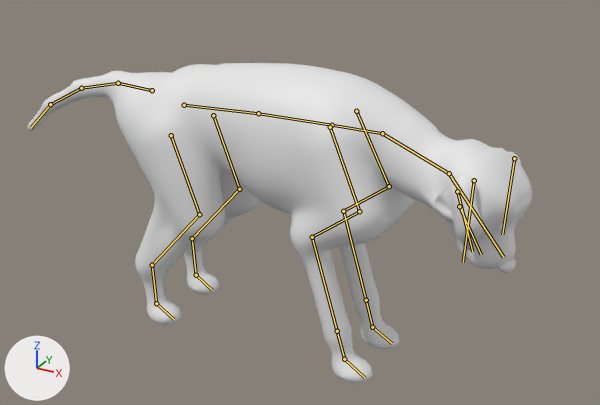
Two versions of the Blender file art/dog.blend, one commit apart.
One viewpoint serves both versions: a camera (50 mm lens) standing at (0.762, -1.328, 0.988) and looking at (0.014, 0.032, 0.308). Lighting does not change. The marker at lower left points along +X, +Y and +Z. The older version comes first. Both versions are drawn at frame 51 of the action 'Sniff'; the numbers are the values there. The bones that bend it are drawn over the model as lines.

Names of what the first picture shows: 'Dog'.
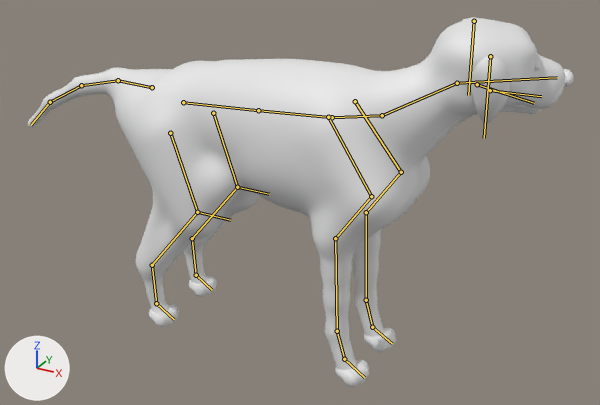
Location of each change, (x1, y1, x2, y2) in pixels of the pictures (600 x 405 px):
'Dog', posed (8% wider, 16% taller): before (28, 63, 532, 383); after (28, 17, 574, 387)
bone 'hips', root to tip: before (184, 105) to (258, 113); after (183, 102) to (258, 110)
bone 'spine', root to tip: before (258, 113) to (332, 125); after (258, 110) to (332, 117)
bone 'chest', root to tip: before (332, 125) to (382, 133); after (332, 117) to (382, 115)
bone 'neck', root to tip: before (382, 133) to (449, 173); after (382, 115) to (457, 83)
bone 'head', root to tip: before (449, 173) to (503, 257); after (457, 83) to (557, 77)
bone 'ear.L', root to tip: before (514, 158) to (502, 234); after (474, 21) to (468, 95)
bone 'ear.R', root to tip: before (474, 180) to (463, 262); after (490, 56) to (484, 138)
bone 'upperarm.L', root to tip: before (389, 186) to (343, 211); after (401, 172) to (366, 212)
bone 'forearm.L', root to tip: before (343, 211) to (366, 300); after (366, 212) to (366, 300)
bone 'upperarm.R', root to tip: before (359, 211) to (312, 237); after (371, 196) to (335, 238)
bone 'forearm.R', root to tip: before (312, 237) to (337, 331); after (335, 238) to (337, 331)
bone 'thigh.L', root to tip: before (213, 115) to (239, 189); after (213, 113) to (237, 187)
bone 'shin.L', root to tip: before (239, 189) to (192, 238); after (237, 187) to (192, 238)
bone 'thigh.R', root to tip: before (171, 135) to (199, 214); after (170, 133) to (197, 212)
bone 'shin.R', root to tip: before (199, 214) to (152, 265); after (197, 212) to (152, 265)

The edits, one by one:
Bone 'hips' (bone_hips) moves from (0.0, 0.0, -0.006) to (0.0, 0.0, 0.0).
Bone 'spine' (bone_spine) turns from (-3, 0, 0) to (0, 0, 0) degrees about its own x, y and z.
Bone 'chest' (bone_chest) turns from (-8, 0, -2) to (0, 0, 0) degrees about its own x, y and z.
Bone 'neck' (bone_neck) turns from (-28, -13, -38) to (-20, 9, -3) degrees about its own x, y and z.
Bone 'head' (bone_head) turns from (6, 0, -1) to (8, 8, 15) degrees about its own x, y and z.
Bone 'ear.L' (bone_ear_l) turns from (2, 0, -50) to (0, 0, -4) degrees about its own x, y and z.
Bone 'ear.R' (bone_ear_r) turns from (4, 3, -50) to (0, 0, -4) degrees about its own x, y and z.
Bone 'upperarm.L' (bone_upperarm_l) turns from (4, 0, 6) to (0, 0, 0) degrees about its own x, y and z.
Bone 'forearm.L' (bone_forearm_l) turns from (1, 0, -32) to (0, 0, 0) degrees about its own x, y and z.
Bone 'pastern.L' (bone_pastern_l) turns from (-4, 1, 14) to (0, 0, 0) degrees about its own x, y and z.
Bone 'upperarm.R' (bone_upperarm_r) turns from (4, 0, 6) to (0, 0, 0) degrees about its own x, y and z.
Bone 'forearm.R' (bone_forearm_r) turns from (1, 0, -32) to (0, 0, 0) degrees about its own x, y and z.
Bone 'pastern.R' (bone_pastern_r) turns from (-4, 1, 14) to (0, 0, 0) degrees about its own x, y and z.
Bone 'thigh.L' (bone_thigh_l) turns from (1, 0, -2) to (0, 0, 0) degrees about its own x, y and z.
Bone 'shin.L' (bone_shin_l) turns from (2, 0, 3) to (0, 0, 0) degrees about its own x, y and z.
Bone 'thigh.R' (bone_thigh_r) turns from (1, 0, -2) to (0, 0, 0) degrees about its own x, y and z.
Bone 'shin.R' (bone_shin_r) turns from (2, 0, 3) to (0, 0, 0) degrees about its own x, y and z.
